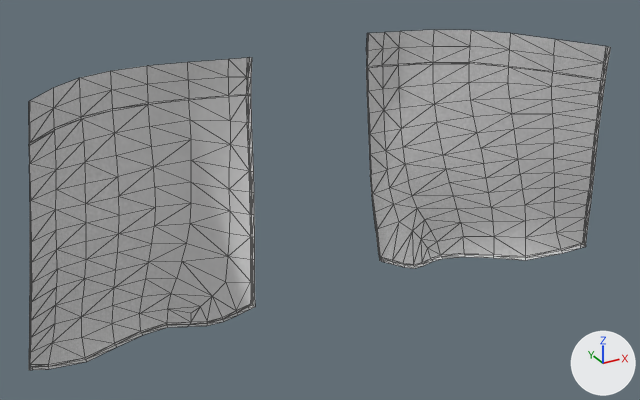
The glTF model client/public/models/Man/Pants/Pants_Pocket_BEHINDE.glb, before and after one commit.
One viewpoint serves both versions: a 50 mm lens placed at (-0.367, -0.525, 2.016), pointed at (0.012, 0.165, 1.671). Lighting does not change. The marker at lower right points along +X, +Y and +Z. Mesh edges are drawn as thin lines. Vertices at the same position are counted once.

The first picture shows 'Pants_Pocket_BEHINDE1'.
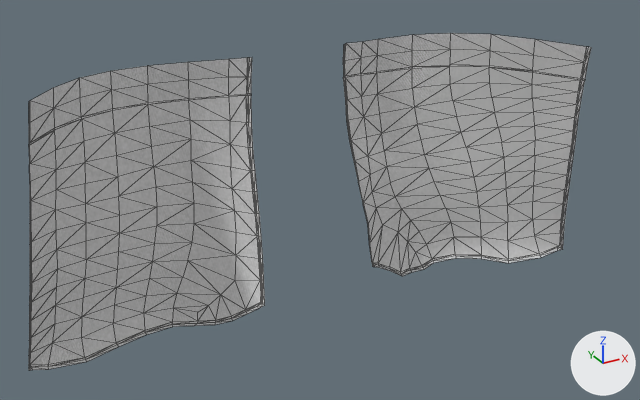
ob_pants_pocket_behinde is not drawn itself; it is the parent of ob_pants_pocket_behinde1.
ob_rope is not drawn itself; it is the parent of ob_rope1.

Boxes [x1, y1, x2, y2] around the edits, measured in the pictures (640 x 400 px; the box of a moved part takes in the faces that stretch with it):
'Pants_Pocket_BEHINDE1', reshaped, moved, turned, rescaled: before [29, 30, 611, 370]; after [29, 33, 591, 370]
part 1 of me_pants_pocket_behinde, moved or reshaped: before [29, 57, 255, 370]; after [29, 57, 265, 370]
part 2 of me_pants_pocket_behinde, moved or reshaped: before [366, 30, 611, 268]; after [343, 33, 591, 276]

Patch to the scene script:
```diff
--- a/client/public/models/Man/Pants/Pants_Pocket_BEHINDE.glb.py
+++ b/client/public/models/Man/Pants/Pants_Pocket_BEHINDE.glb.py
@@ me_pants_pocket_behinde @@
 me_pants_pocket_behinde.from_pydata(...)  # 435 vertices, 753 faces; spans x -27.7..32.5, y 11.5..27.2, z -15.7..11.7
 # used by ob_pants_pocket_behinde1; parent = ob_pants_pocket_behinde; location = (0.0, 0.0, 0.0)
+# me_pants_pocket_behinde part 1: the loose piece of 216 vertices spanning x -27.7..-2.8, y 18.0..27.2, z -15.7..11.7 is turned 89.8 degrees about the x axis through its middle and scaled by 0.01, then moved by (15.1, -24.2, 2.2)
+# me_pants_pocket_behinde part 2: the loose piece of 219 vertices spanning x 10.3..32.5, y 11.5..27.2, z -15.4..11.2 is multiplied about its middle by the matrix ((0.01, -0.001, 0.0), (0.0, 0.0, -0.01), (0.001, 0.01, 0.0)), then moved by (-21.2, -21.0, 2.2)
 me_pants_pocket_behinde.materials.append(mat_pants_pocket_behinde)
@@ ob_pants_pocket_behinde @@
 ob_pants_pocket_behinde = bpy.data.objects.new('Pants_Pocket_BEHINDE', None)
-ob_pants_pocket_behinde.parent = ob_rootnode_001
+ob_pants_pocket_behinde.parent = ob_rootnode
 ob_pants_pocket_behinde.location = (0.0, 0.0, 0.0)
+ob_pants_pocket_behinde.rotation_euler = (-1.571, 0.0, 0.0)  # degrees (-90, 0, 0)
+ob_pants_pocket_behinde.scale = (100.0, 100.0, 100.0)
@@ ob_rope @@
 ob_rope.location = (0.0, 0.0, 0.0)
+ob_rope.rotation_euler = (-1.571, 0.0, 0.0)  # degrees (-90, 0, 0)
@@ ob_rootnode @@
+ob_rootnode = bpy.data.objects.new('RootNode', None)
+ob_rootnode.location = (0.0, 0.0, 0.0)
+ob_rootnode.scale = (0.01, 0.01, 0.01)
```
